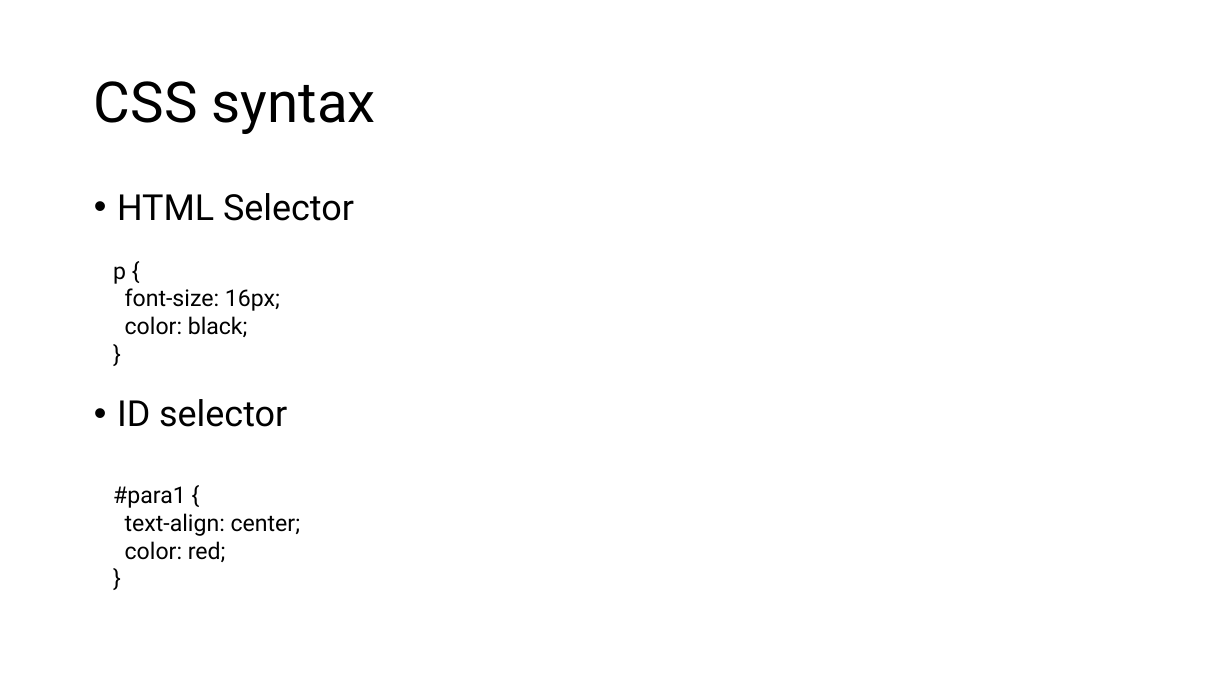
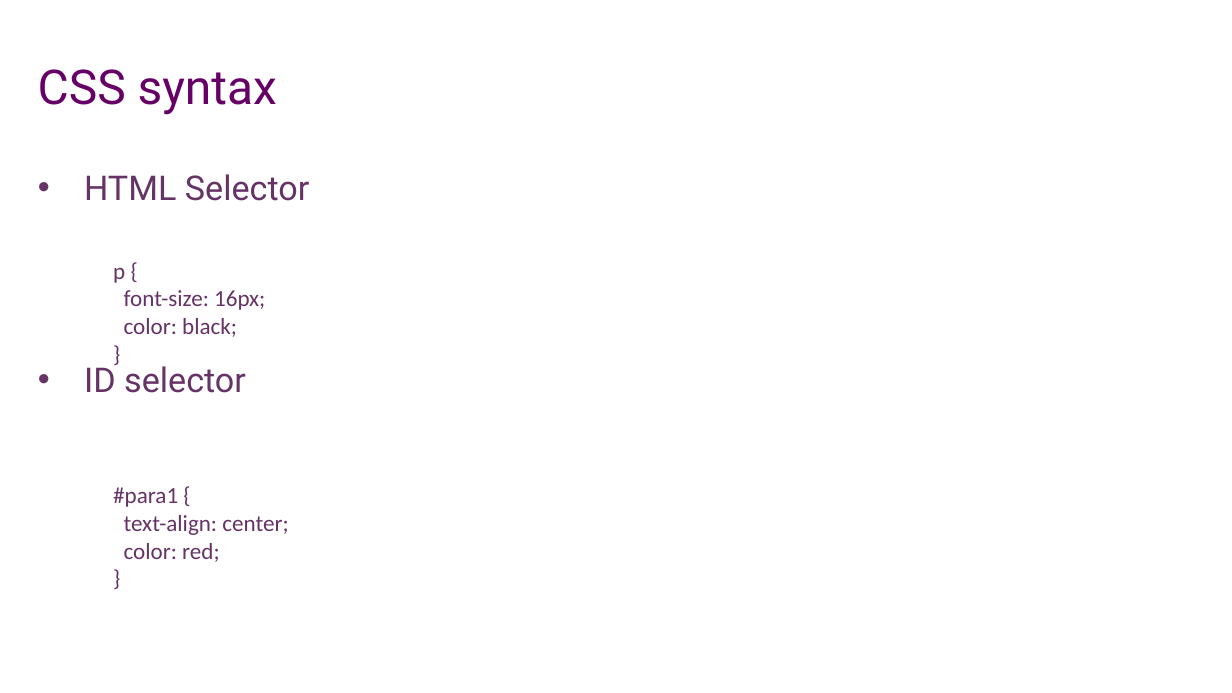
Before and after one commit to mandystoop/Webdesign, a slide deck: slide 6 of OnderzoeksframeworkHTMLCSS/HTMLCSS.pptx. Drawn at 1232x693 pixels with LibreOffice and Linux fonts; fonts in the diff are those of the drawing; background and template pictures are left out. Boxes give left, top, right and bottom in pixels: in the first picture for what was removed or moved away, otherwise in the second. Text is boxed around its words. In the diff, an @@ line names an element or a change of style, - is before the commit and + after.

```diff
--- a/OnderzoeksframeworkHTMLCSS/HTMLCSS.pptx
+++ b/OnderzoeksframeworkHTMLCSS/HTMLCSS.pptx
@@ title "CSS syntax": place and size @@
-title "CSS syntax" at (94, 81, 376, 134)
+title "CSS syntax" at (38, 69, 277, 115)
@@ title "CSS syntax" at (38, 69, 277, 115): size 44 to 37.3 pt, text colour #000000 to #660066; line spacing 0.9 to 1 @@
@@ text "HTML Selector": place and size @@
-text "HTML Selector" at (117, 193, 354, 427)
+text "HTML Selector" at (84, 174, 309, 393)
@@ text "HTML Selector" at (84, 174, 309, 393): size 28 to 26.7 pt, text colour #000000 to #663366; indent changed; line spacing 0.9 to 1; less space between paragraphs @@
@@ text "p {" at (113, 268, 265, 337): font Roboto to Calibri, text colour #000000 to #663366 @@
@@ text "#para1 {" at (113, 487, 288, 562): font Roboto to Calibri, text colour #000000 to #663366 @@
```
Also in this commit, not shown: 7 other slides changed, 1 other file.
